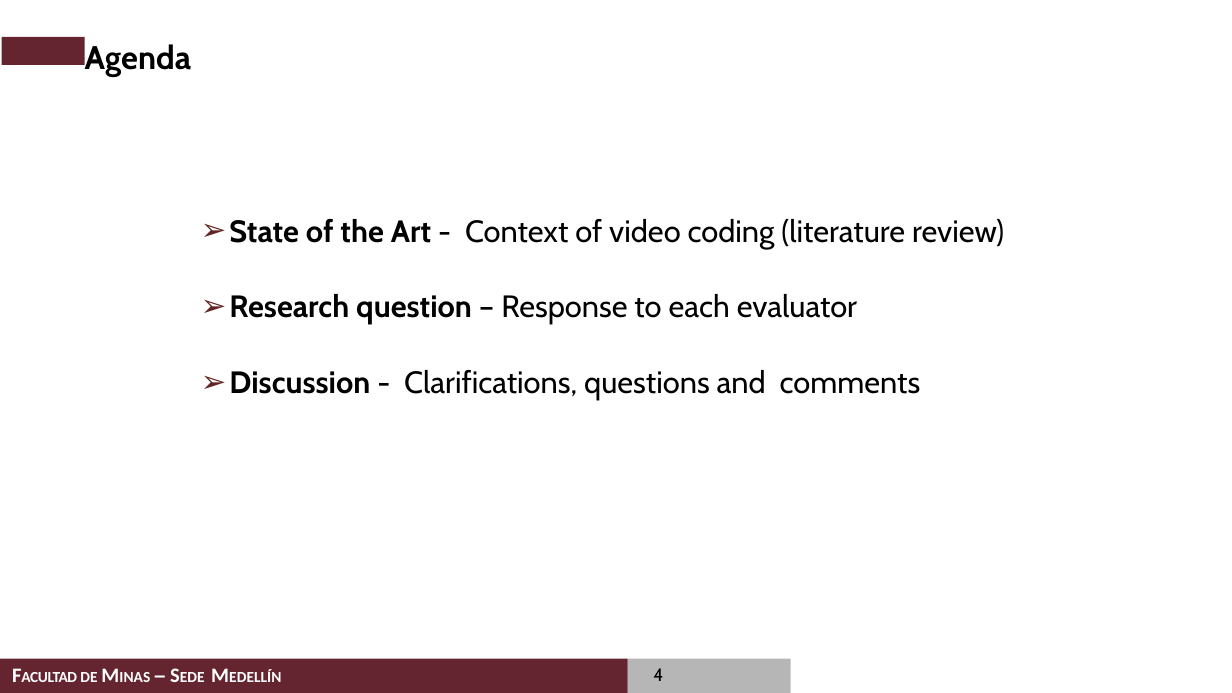
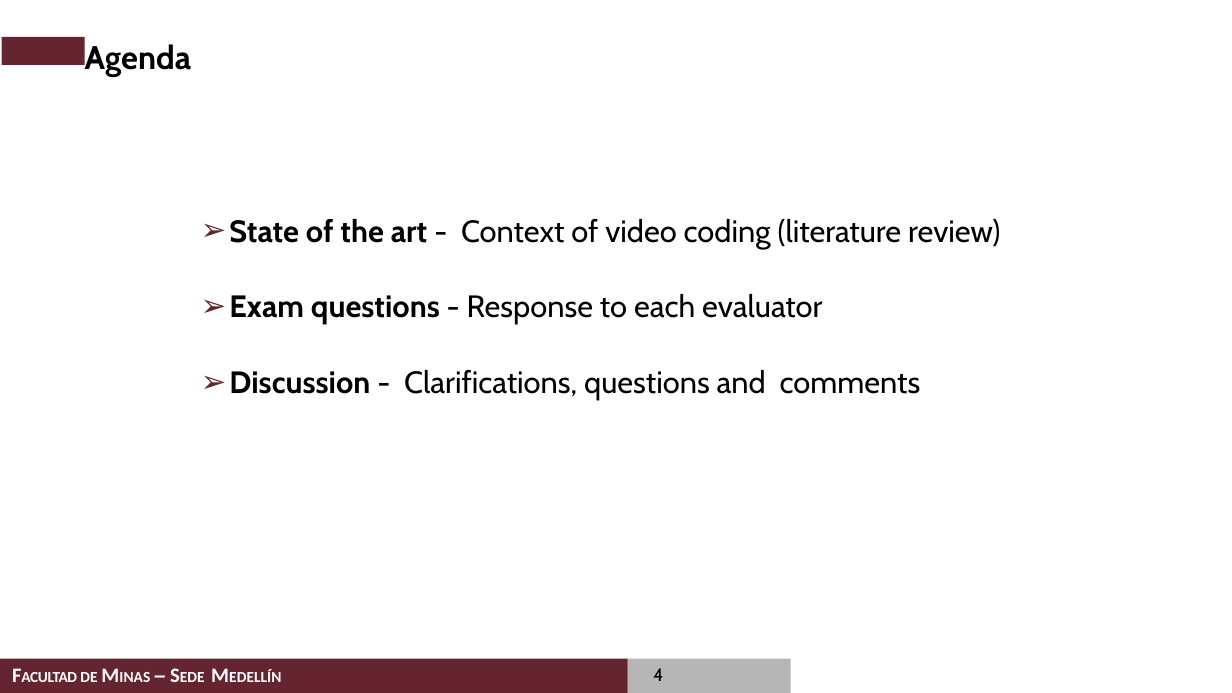
Before and after one commit to casalazarh/Examen-de-Calificacion-2020, a slide deck: slide 4 of presentation/Examen de Calificacion de Doctorado_Carlos_Alberto_Salazar.pptx. Drawn at 1232x693 pixels with LibreOffice and Linux fonts; fonts in the diff are those of the drawing; background and template pictures are left out. Boxes give left, top, right and bottom in pixels: in the first picture for what was removed or moved away, otherwise in the second. Text is boxed around its words. In the diff, an @@ line names an element or a change of style, - is before the commit and + after.

```diff
--- a/presentation/Examen de Calificacion de Doctorado_Carlos_Alberto_Salazar.pptx
+++ b/presentation/Examen de Calificacion de Doctorado_Carlos_Alberto_Salazar.pptx
@@ text at (229, 219, 1000, 324): text changed @@
-  ➢ State of the Art - Context of video coding (literature review)
-  ➢ Research question – Response to each evaluator
+  ➢ State of the art - Context of video coding (literature review)
+  ➢ Exam questions - Response to each evaluator
```
Also in this commit, not shown: 14 other slides changed.
